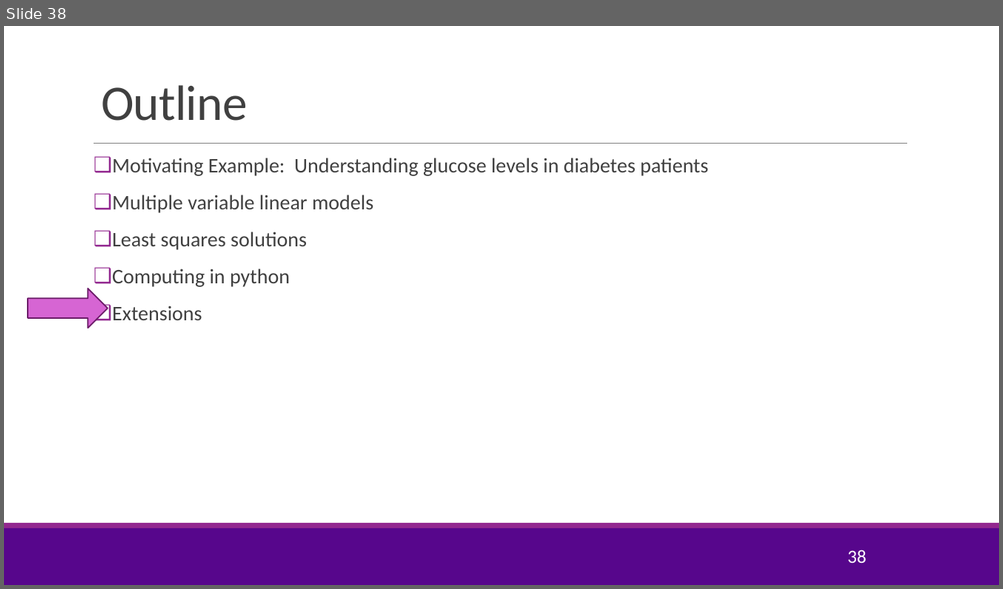
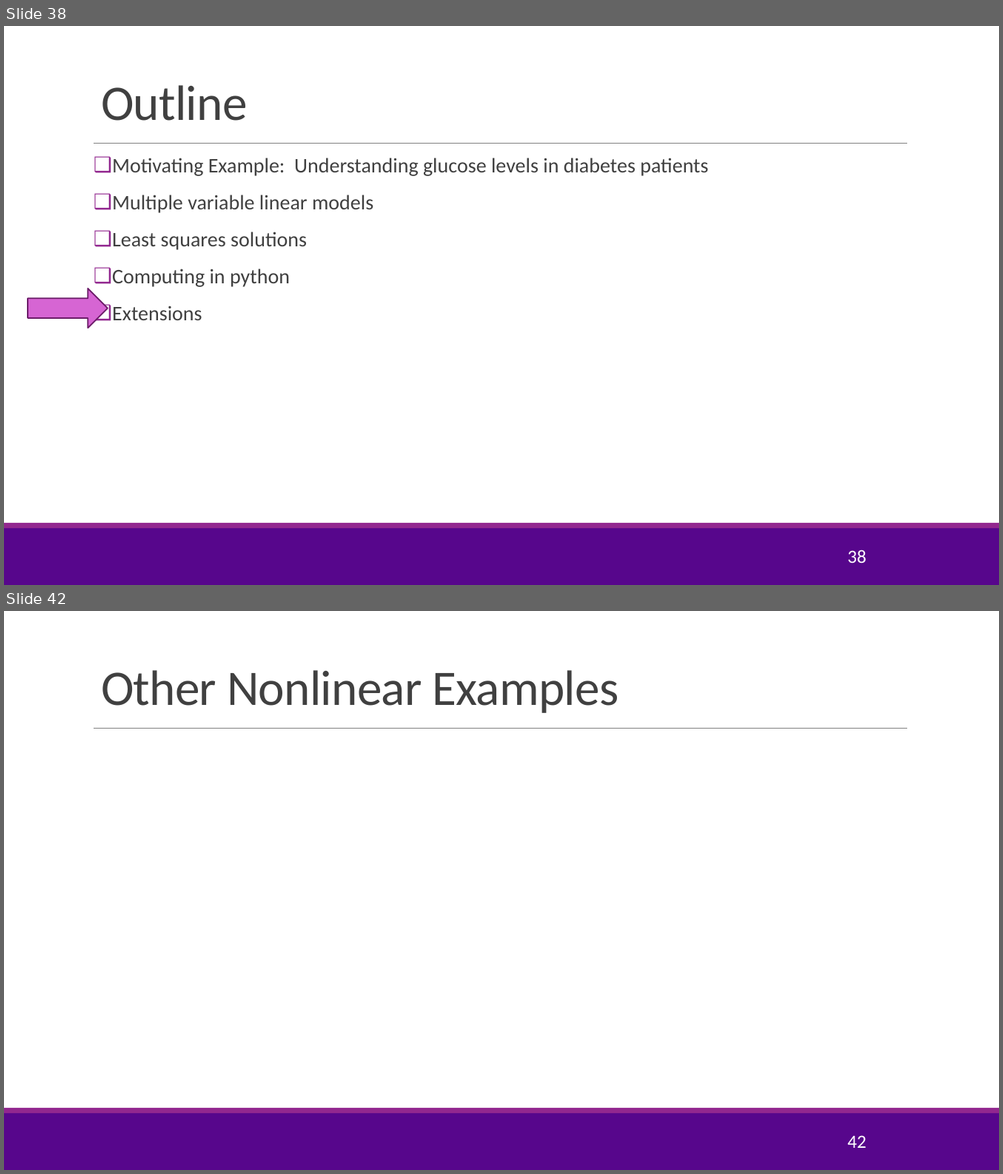
Before and after one commit to joshzzl/introml, a slide deck: lectures/Lect03_MultLinRegression.pptx. Shown one above the other, each under a label of ours: slide 38 before the commit, slides 38 and 42 after it; the slides between them are not shown. The pictures are 1003x589 and 1003x1174 pixels, drawn with LibreOffice and Linux fonts; fonts in the diff are those of the drawing; grey boxes stand for pictures; background and template pictures are left out. Boxes give left, top, right and bottom in pixels: in the first picture for what was removed or moved away, otherwise in the second. Text is boxed around its words. In the diff, an @@ line names an element or a change of style, - is before the commit and + after.

```diff
--- a/lectures/Lect03_MultLinRegression.pptx
+++ b/lectures/Lect03_MultLinRegression.pptx
@@ slide 42 added at [4, 611, 999, 1170], background #FFFFFF; not listed: 3 template elements that a slide beside it also shows @@
@@ title added at [101, 670, 619, 713], 48 pt, text #404040 @@
+Other Nonlinear Examples
@@ page number added at [847, 1136, 866, 1148], 18 pt, text #FFFFFF @@
+42
```
Also in this commit, not shown: 3 slides changed, 3 other slides added, 4 other files.
